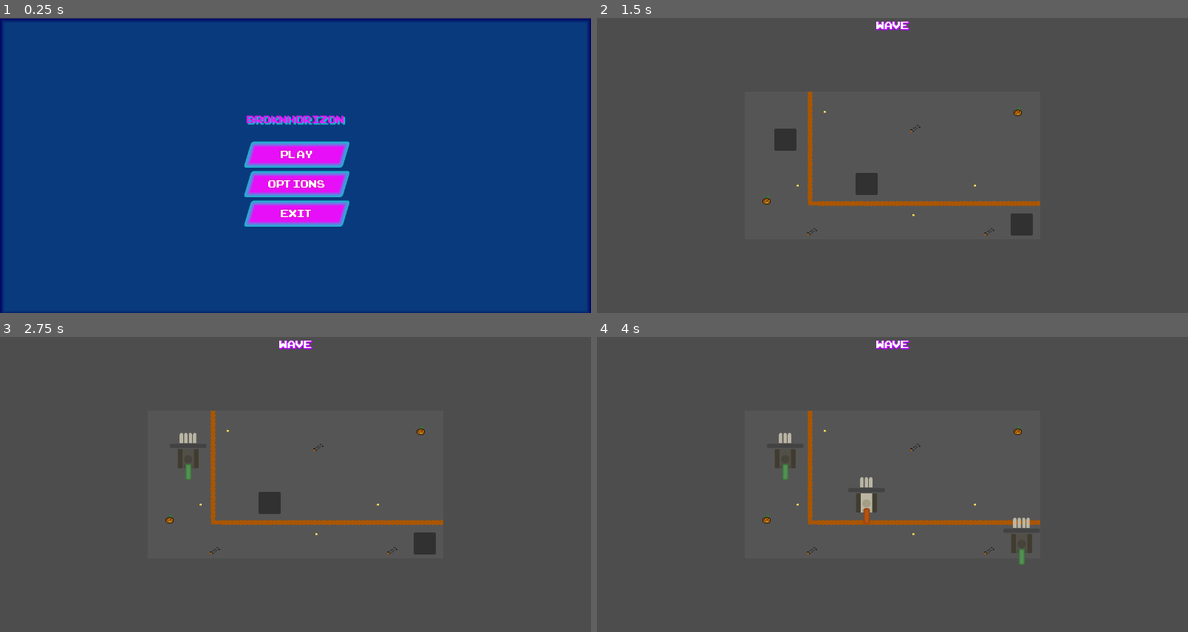
Above: before the commit, frames 1-4 (two rows, left to right).
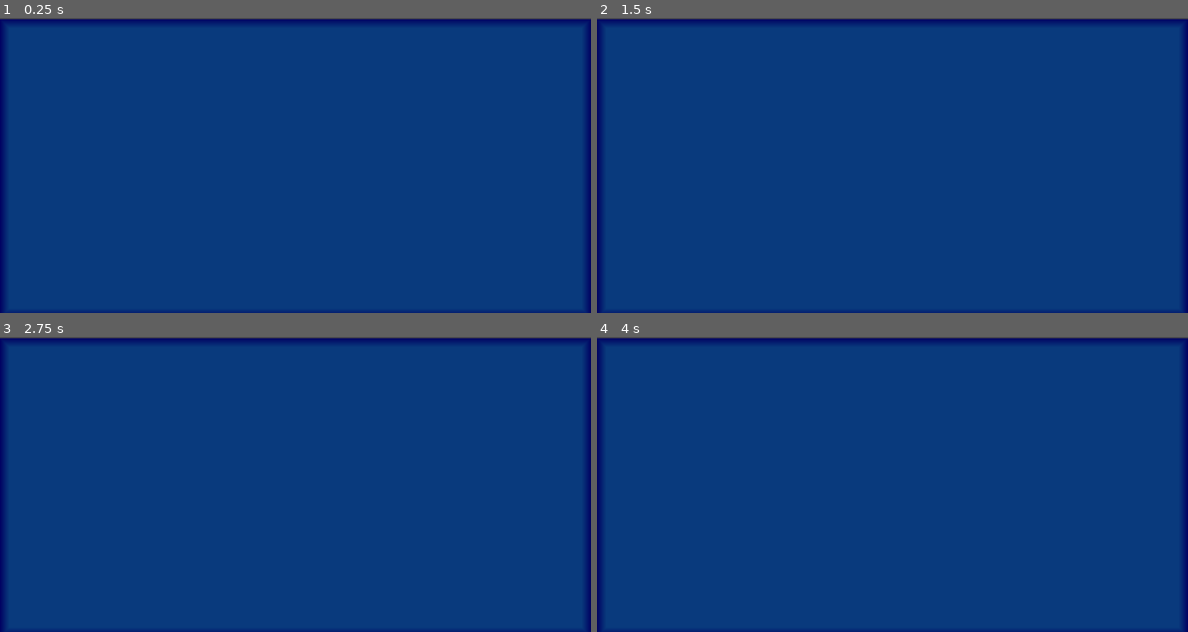
Above: after the commit, the same moments.

Repository: blauhschwert/godot_tower_defense_model
Game: Godot game, scene res://scenes/game_2d.tscn
Two runs of this game, one before a commit and one after it. Both use one fixed random seed, a clock stepped at 60 frames per second and the inputs below.
Inputs (mouse positions are in pixels of both pictures, inside the frame that each line leads up to):
- Up to frame 1 (0.25 s): no input
- Up to frame 2 (1.5 s): click (892, 153) at 0.5 s, where only the run before the commit has a clickable "Play"; click (738, 165) at 1.27 s
- Up to frame 3 (2.75 s): tap Enter at 2 s; move the mouse to (189, 457) at 2.02 s; click (189, 457) at 2.1 s
- Up to frame 4 (4 s): tap Space at 2.75 s; move the mouse to (868, 502) at 2.77 s; click (868, 502) at 2.85 s; tap Enter at 3.5 s; move the mouse to (1022, 543) at 3.52 s; click (1022, 543) at 3.6 s

The runs differ from the first frame. In frame 1, 6.2% of the frame differs, in the area x 0-100%, y 0-100%; in frame 2, 100%; in frame 3, 100%; in frame 4, 100%.

Commit message:
Thank Breckys

Diff:
--- a/project.godot
+++ b/project.godot
@@ -21,6 +21,7 @@
 window/size/viewport_height=320
 window/size/window_width_override=1280
 window/size/window_height_override=640
+window/stretch/mode="canvas_items"
 
 [input]
 
@@ -36,6 +37,7 @@
 
 [rendering]
 
+textures/canvas_textures/default_texture_filter=0
 rendering_device/driver.windows="d3d12"
 renderer/rendering_method="gl_compatibility"
 renderer/rendering_method.mobile="gl_compatibility"
--- /dev/null
+++ b/scenes/Managers/path_finging_manager.gd
@@ -0,0 +1,44 @@
+class_name PathFindingManager
+extends Node2D
+
+@export var tile_map_grid : TileMapLayer = null
+
+var astar_grid : AStarGrid2D = AStarGrid2D.new()
+var path_array : Array[Vector2i] = []
+
+func _ready() -> void:
+	set_up_astar_grid()
+
+
+func set_up_astar_grid() -> void:
+	astar_grid.region = tile_map_grid.get_used_rect()
+	astar_grid.cell_size = tile_map_grid.tile_set.tile_size
+	astar_grid.diagonal_mode = AStarGrid2D.DIAGONAL_MODE_ONLY_IF_NO_OBSTACLES
+
+	astar_grid.update()
+
+	update_terrain_movement_values()
+
+func update_terrain_movement_values() -> void:
+	path_array.clear()
+	for i in tile_map_grid.get_used_cells():
+		if get_cell_movement_cost(i) < 10:
+			astar_grid.set_point_weight_scale(i, get_cell_movement_cost(i))
+		else:
+			astar_grid.set_point_solid(i,true)
+
+func get_valid_path(start_position : Vector2i, end_position : Vector2i) -> Array[Vector2i]:
+	path_array.clear()
+
+	for point in astar_grid.get_point_path(start_position, end_position):
+		var current_point : Vector2i = point
+
+		current_point += astar_grid.cell_size / 2 as Vector2i
+
+		path_array.append(current_point)
+
+	return path_array
+
+
+func get_cell_movement_cost(cell_position : Vector2i) -> int:
+	return tile_map_grid.get_cell_tile_data(cell_position).get_custom_data_by_layer_id(0)
--- /dev/null
+++ b/scenes/Managers/path_finging_manager.tscn
@@ -0,0 +1,6 @@
+[gd_scene format=3 uid="uid://dfu11lj8kmpru"]
+
+[ext_resource type="Script" uid="uid://c4yx8t1lqdtvq" path="res://scenes/Managers/path_finging_manager.gd" id="1_37ylr"]
+
+[node name="PathFingingManager" type="Node2D" unique_id=1019188146]
+script = ExtResource("1_37ylr")
--- /dev/null
+++ b/scenes/enemys/enemy/enemy_entitiy.gd
@@ -0,0 +1,26 @@
+class_name EnemyEntity
+extends CharacterBody2D
+
+@export var movement_speed : float = 200
+@export var pathfindig_mangager : PathFindingManager = null
+@export var target_pos : Marker2D = null
+
+var path_array : Array[Vector2i] = []
+
+func _ready() -> void:
+	path_array = pathfindig_mangager.get_valid_path(global_position / 32, target_pos.position / 32)
+
+func _process(delta : float) -> void:
+	get_path_to_position()
+	move_and_slide()
+
+func get_path_to_position() -> void:
+	if len(path_array) > 0:
+		var direction : Vector2 = global_position.direction_to(path_array[0])
+
+		velocity = direction * movement_speed
+
+		if global_position.distance_to(path_array[0]) <= 10:
+			path_array.remove_at(0)
+	else:
+		velocity = Vector2.ZERO
--- /dev/null
+++ b/scenes/enemys/enemy/enemy_entitiy.tscn
@@ -0,0 +1,18 @@
+[gd_scene format=3 uid="uid://b7ixfyeuhnaam"]
+
+[ext_resource type="Script" uid="uid://dp87yeky6yv1e" path="res://scenes/enemys/enemy/enemy_entitiy.gd" id="1_7b6al"]
+[ext_resource type="Texture2D" uid="uid://cepli32udixqj" path="res://assets/enemy/enemy.png" id="1_q6f3i"]
+
+[sub_resource type="CapsuleShape2D" id="CapsuleShape2D_d3k48"]
+radius = 5.0
+height = 16.0
+
+[node name="EnemyEntitiy" type="CharacterBody2D" unique_id=1208962062]
+script = ExtResource("1_7b6al")
+
+[node name="Sprite2D" type="Sprite2D" parent="." unique_id=756416141]
+texture = ExtResource("1_q6f3i")
+hframes = 2
+
+[node name="CollisionShape2D" type="CollisionShape2D" parent="." unique_id=1536907001]
+shape = SubResource("CapsuleShape2D_d3k48")
--- a/scenes/enemys/enemy_spawn.gd
+++ b/scenes/enemys/enemy_spawn.gd
@@ -3,6 +3,10 @@
 
 signal spawning_phase_completed
 
+@export_category("Debug")
+@export var is_debug : bool = false
+
+@export_category("Spawn Parameter")
 @export var wave_data_array : Array = ["Enemy 1", "Enemy 2","Enemy 3", "Enemy 4"]
 @export var default_spawn_delay : float = 1.0
 
@@ -21,15 +25,18 @@
 
 func spawn_entity() -> void:
 	if current_data_index >= wave_data_array.size():
-		printerr("Wave data Array empty!")
+		printerr("Index to large!")
 		enemy_spawn_timer.stop()
 		spawning_phase_completed.emit()
 		return
 
-	print_debug(wave_data_array[current_data_index])
+	if is_debug:
+		print_debug(wave_data_array[current_data_index])
 
 
 func _on_enemy_spawn_timer_timeout():
-	print_debug("Enemy spawned! WOOO : %s" % current_spawn_delay)
+	if is_debug:
+		print_debug("Enemy spawned! WOOO : %s" % current_spawn_delay)
+
 	spawn_entity()
 	current_data_index += 1
--- a/scenes/enemys/enemy_spawn.tscn
+++ b/scenes/enemys/enemy_spawn.tscn
@@ -4,6 +4,7 @@
 
 [node name="EnemySpawner" type="Node2D" unique_id=731457114]
 script = ExtResource("1_wjbh4")
+is_debug = true
 default_spawn_delay = 5.0
 
 [node name="Sprite2D" type="Sprite2D" parent="." unique_id=1442745226]
--- a/scenes/levels/helloween_level.tscn
+++ b/scenes/levels/helloween_level.tscn
@@ -4,22 +4,31 @@
 [ext_resource type="PackedScene" uid="uid://c8qmravnspw6e" path="res://scenes/tower_place/tower_place.tscn" id="2_07g5e"]
 [ext_resource type="FontFile" uid="uid://cw22wrnae4r2q" path="res://assets/fonts/ARCADECLASSIC.TTF" id="3_e1sw6"]
 [ext_resource type="PackedScene" uid="uid://rgkftqr1fph1" path="res://scenes/enemys/enemy_spawn.tscn" id="4_obhfa"]
+[ext_resource type="PackedScene" uid="uid://dfu11lj8kmpru" path="res://scenes/Managers/path_finging_manager.tscn" id="5_07g5e"]
+[ext_resource type="PackedScene" uid="uid://b7ixfyeuhnaam" path="res://scenes/enemys/enemy/enemy_entitiy.tscn" id="6_e1sw6"]
 
 [sub_resource type="TileSetAtlasSource" id="TileSetAtlasSource_e1sw6"]
 texture = ExtResource("1_07g5e")
 texture_region_size = Vector2i(32, 32)
 0:0/0 = 0
+0:0/0/custom_data_0 = 10
 1:0/0 = 0
 2:0/0 = 0
 0:1/0 = 0
+0:1/0/custom_data_0 = 2
 1:1/0 = 0
 2:1/0 = 0
 0:2/0 = 0
+0:2/0/custom_data_0 = 2
 1:2/0 = 0
+1:2/0/custom_data_0 = 2
 2:2/0 = 0
+2:2/0/custom_data_0 = 2
 
 [sub_resource type="TileSet" id="TileSet_05vlk"]
 tile_size = Vector2i(32, 32)
+custom_data_layer_0/name = "movement_cost"
+custom_data_layer_0/type = 2
 sources/1 = SubResource("TileSetAtlasSource_e1sw6")
 
 [sub_resource type="TileSetAtlasSource" id="TileSetAtlasSource_vhx3m"]
@@ -65,6 +74,7 @@
 
 [node name="Camera2D" type="Camera2D" parent="." unique_id=790513808]
 position = Vector2(320, 160)
+limit_enabled = false
 
 [node name="UI" type="CanvasLayer" parent="." unique_id=659225057]
 
@@ -93,3 +103,15 @@
 
 [node name="EnemySpawner" parent="." unique_id=731457114 instance=ExtResource("4_obhfa")]
 default_spawn_delay = 1.0
+
+[node name="PathFingingManager" parent="." unique_id=1019188146 node_paths=PackedStringArray("tile_map_grid") instance=ExtResource("5_07g5e")]
+tile_map_grid = NodePath("../Ground")
+
+[node name="EnemyEntitiy" parent="." unique_id=1208962062 node_paths=PackedStringArray("pathfindig_mangager", "target_pos") instance=ExtResource("6_e1sw6")]
+position = Vector2(107, 6)
+movement_speed = 50.0
+pathfindig_mangager = NodePath("../PathFingingManager")
+target_pos = NodePath("../Marker2D")
+
+[node name="Marker2D" type="Marker2D" parent="." unique_id=1529557260]
+position = Vector2(629, 243)
--- a/scenes/levels/moon_level.tscn
+++ b/scenes/levels/moon_level.tscn
@@ -1,6 +1,8 @@
 [gd_scene format=4 uid="uid://5xbi2y1wrupa"]
 
 [ext_resource type="Texture2D" uid="uid://ddqgk6ds005p0" path="res://assets/levels/Moon.png" id="1_0tsk1"]
+[ext_resource type="PackedScene" uid="uid://dfu11lj8kmpru" path="res://scenes/Managers/path_finging_manager.tscn" id="5_0tsk1"]
+[ext_resource type="PackedScene" uid="uid://b7ixfyeuhnaam" path="res://scenes/enemys/enemy/enemy_entitiy.tscn" id="6_05vlk"]
 [ext_resource type="PackedScene" uid="uid://c8qmravnspw6e" path="res://scenes/tower_place/tower_place.tscn" id="6_twq1y"]
 [ext_resource type="FontFile" uid="uid://cw22wrnae4r2q" path="res://assets/fonts/ARCADECLASSIC.TTF" id="8_y4py4"]
 [ext_resource type="PackedScene" uid="uid://rgkftqr1fph1" path="res://scenes/enemys/enemy_spawn.tscn" id="9_lry3i"]
@@ -92,4 +94,9 @@
 text = "WAVE"
 
 [node name="EnemySpawner" parent="." unique_id=731457114 instance=ExtResource("9_lry3i")]
+is_debug = false
 default_spawn_delay = 1.0
+
+[node name="PathFingingManager" parent="." unique_id=1019188146 node_paths=PackedStringArray("tile_map_grid") instance=ExtResource("5_0tsk1")]
+tile_map_grid = NodePath("../Ground")
+p = ExtResource("6_05vlk")
--- a/scenes/ui/main_menu/main_menu.gd
+++ b/scenes/ui/main_menu/main_menu.gd
@@ -27,10 +27,8 @@
 	$TitleScreenMain.hide()
 	$LevelSelector.show()
 
-
-func _on_level_base_pressed():
+func _on_level_moon_pressed():
 	get_tree().change_scene_to_file("res://scenes/levels/moon_level.tscn")
 
-
-func _on_level_sand_pressed():
+func _on_level_helloween_pressed():
 	get_tree().change_scene_to_file("res://scenes/levels/helloween_level.tscn")
--- a/scenes/ui/main_menu/main_menu.tscn
+++ b/scenes/ui/main_menu/main_menu.tscn
@@ -92,7 +92,6 @@
 anchors_preset = 15
 anchor_right = 1.0
 anchor_bottom = 1.0
-offset_bottom = -5.0
 grow_horizontal = 2
 grow_vertical = 2
 script = ExtResource("1_qt1dd")
@@ -110,6 +109,7 @@
 theme_override_styles/panel = SubResource("StyleBoxFlat_8ouhi")
 
 [node name="TitleScreenMain" type="Control" parent="." unique_id=890919876]
+visible = false
 layout_mode = 1
 anchors_preset = 8
 anchor_left = 0.5
@@ -411,29 +411,28 @@
 anchor_top = 0.5
 anchor_right = 0.5
 anchor_bottom = 0.5
+offset_left = -399.0
+offset_top = -211.5
+offset_right = 394.0
+offset_bottom = 204.5
+grow_horizontal = 2
+grow_vertical = 2
+
+[node name="BoxContainer" type="BoxContainer" parent="LevelSelector" unique_id=1505696030]
+layout_mode = 1
+anchors_preset = 8
+anchor_left = 0.5
+anchor_top = 0.5
+anchor_right = 0.5
+anchor_bottom = 0.5
 offset_left = -396.5
 offset_top = -208.0
-offset_right = 396.5
-offset_bottom = 208.0
-grow_horizontal = 2
-grow_vertical = 2
-
-[node name="BoxContainer" type="BoxContainer" parent="LevelSelector" unique_id=1505696030]
-layout_mode = 1
-anchors_preset = 8
-anchor_left = 0.5
-anchor_top = 0.5
-anchor_right = 0.5
-anchor_bottom = 0.5
-offset_left = -312.0
-offset_top = -143.5
-offset_right = 312.0
-offset_bottom = 143.5
+offset_right = 911.5
+offset_bottom = 126.0
 grow_horizontal = 2
 grow_vertical = 2
 
 [node name="LevelMoon" type="Button" parent="LevelSelector/BoxContainer" unique_id=331566931]
-custom_minimum_size = Vector2(215, 120)
 layout_mode = 2
 size_flags_horizontal = 6
 size_flags_vertical = 4
@@ -454,5 +453,5 @@
 [connection signal="toggled" from="Options/Panel/HSplitContainer/OptionControl/CheckButton" to="Options/Panel/HSplitContainer/OptionControl/CheckButton" method="_on_toggled"]
 [connection signal="item_selected" from="Options/Panel/HSplitContainer/OptionControl/ScaleControl" to="Options/Panel/HSplitContainer/OptionControl/ScaleControl" method="_on_item_selected"]
 [connection signal="pressed" from="Options/Panel/Back" to="." method="_on_back_pressed"]
-[connection signal="pressed" from="LevelSelector/BoxContainer/LevelMoon" to="." method="_on_level_sand_pressed"]
-[connection signal="pressed" from="LevelSelector/BoxContainer/LevelHelloween" to="." method="_on_level_base_pressed"]
+[connection signal="pressed" from="LevelSelector/BoxContainer/LevelMoon" to="." method="_on_level_moon_pressed"]
+[connection signal="pressed" from="LevelSelector/BoxContainer/LevelHelloween" to="." method="_on_level_helloween_pressed"]
Not shown, added: scenes/Managers/path_finging_manager.gd.uid
Not shown, added: scenes/enemys/enemy/enemy_entitiy.gd.uid
